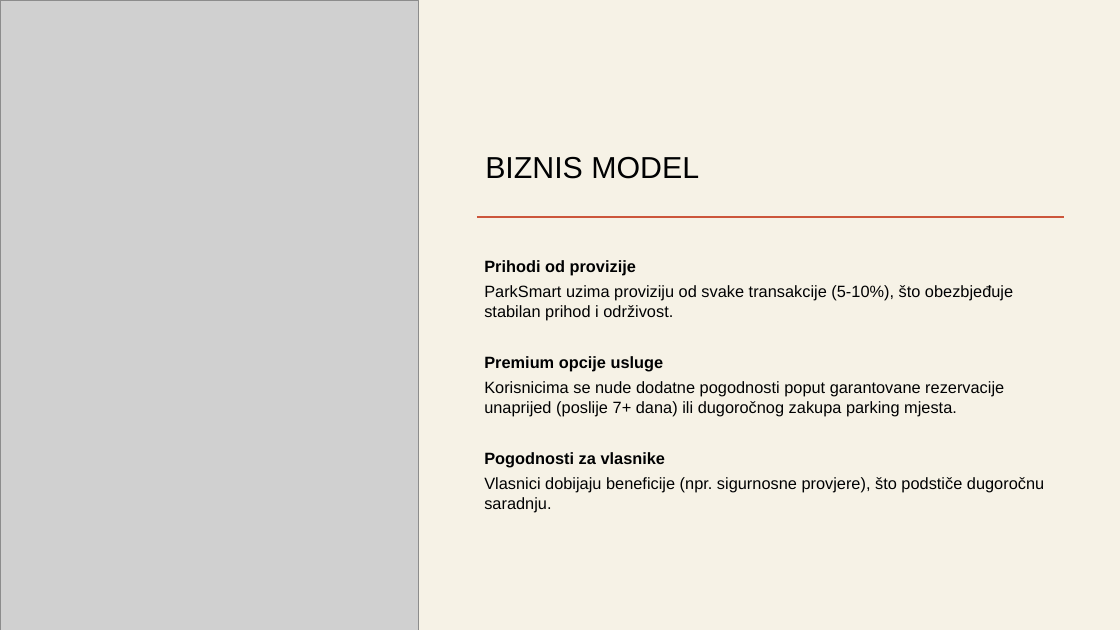
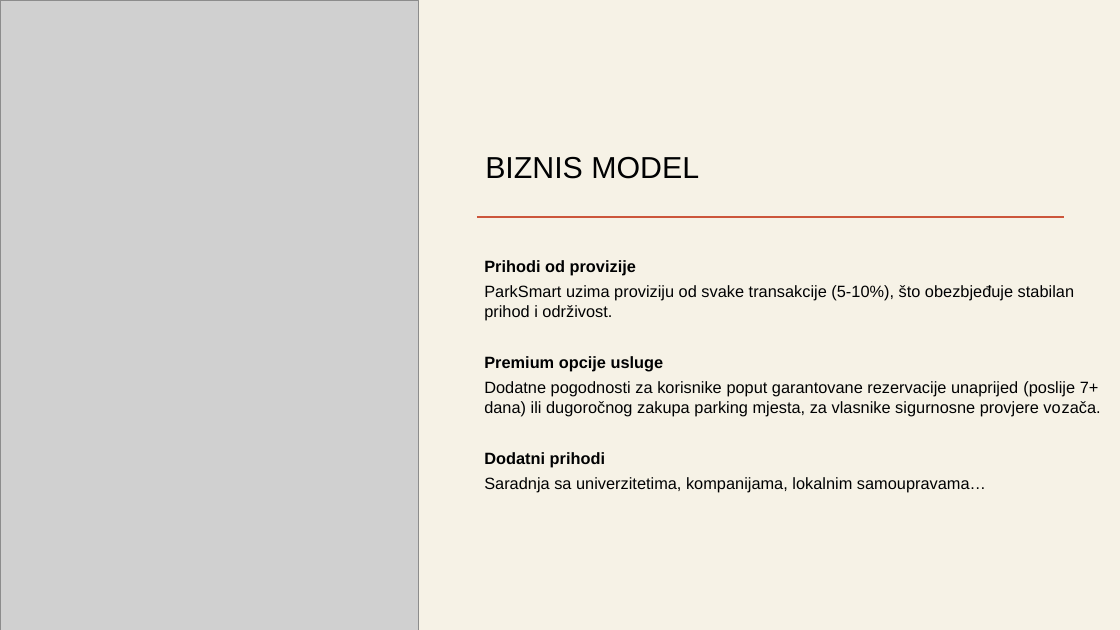
Before and after one commit to MastilovicRadoslav/startup_launch_simulation, a slide deck: slide 5 of Final presentation.pptx. Drawn at 1120x630 pixels with LibreOffice and Linux fonts; fonts in the diff are those of the drawing; grey boxes stand for pictures. Boxes give left, top, right and bottom in pixels: in the first picture for what was removed or moved away, otherwise in the second. Text is boxed around its words. In the diff, an @@ line names an element or a change of style, - is before the commit and + after.

```diff
--- a/Final presentation.pptx
+++ b/Final presentation.pptx
@@ text at (484,381,1100,493): text changed @@
-  Korisnicima se nude dodatne pogodnosti poput garantovane rezervacije unaprijed (poslije 7+ dana) ili dugoročnog zakupa parking mjesta.
-  Pogodnosti za vlasnike
-  Vlasnici dobijaju beneficije (npr. sigurnosne provjere), što podstiče dugoročnu saradnju.
+  Dodatne pogodnosti za korisnike poput garantovane rezervacije unaprijed (poslije 7+ dana) ili dugoročnog zakupa parking mjesta, za vlasnike sigurnosne provjere vozača.
+  Dodatni prihodi
+  Saradnja sa univerzitetima, kompanijama, lokalnim samoupravama…
```
Also in this commit, not shown: 14 other files.
